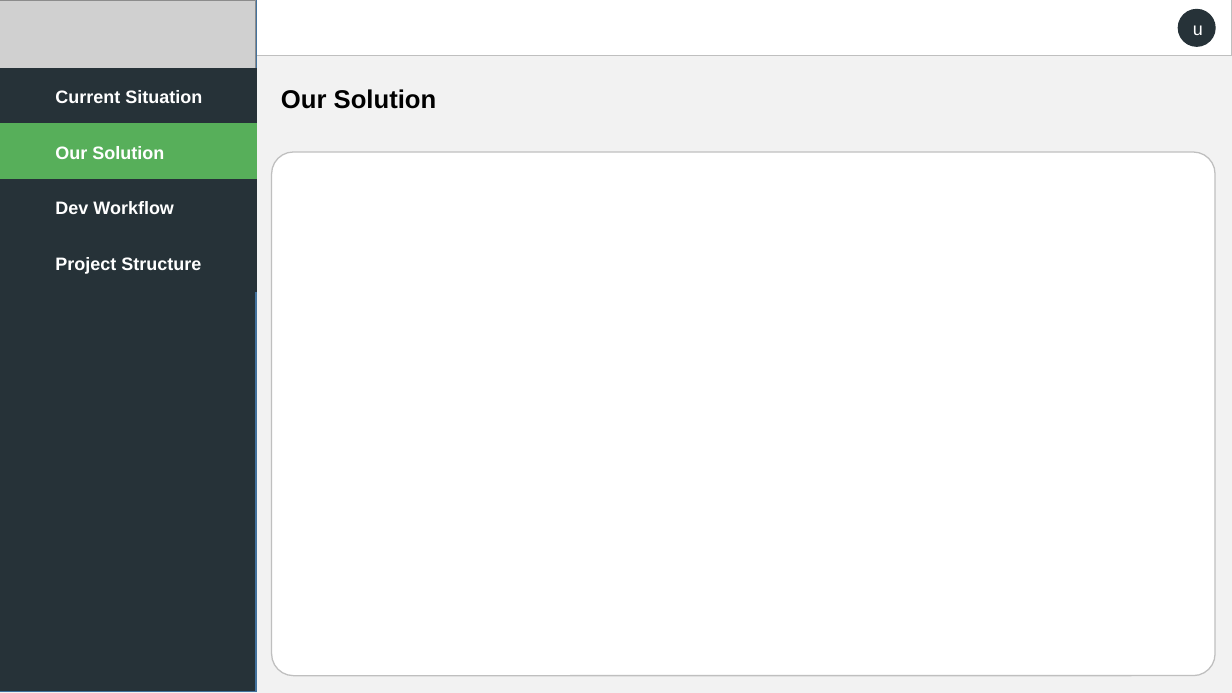
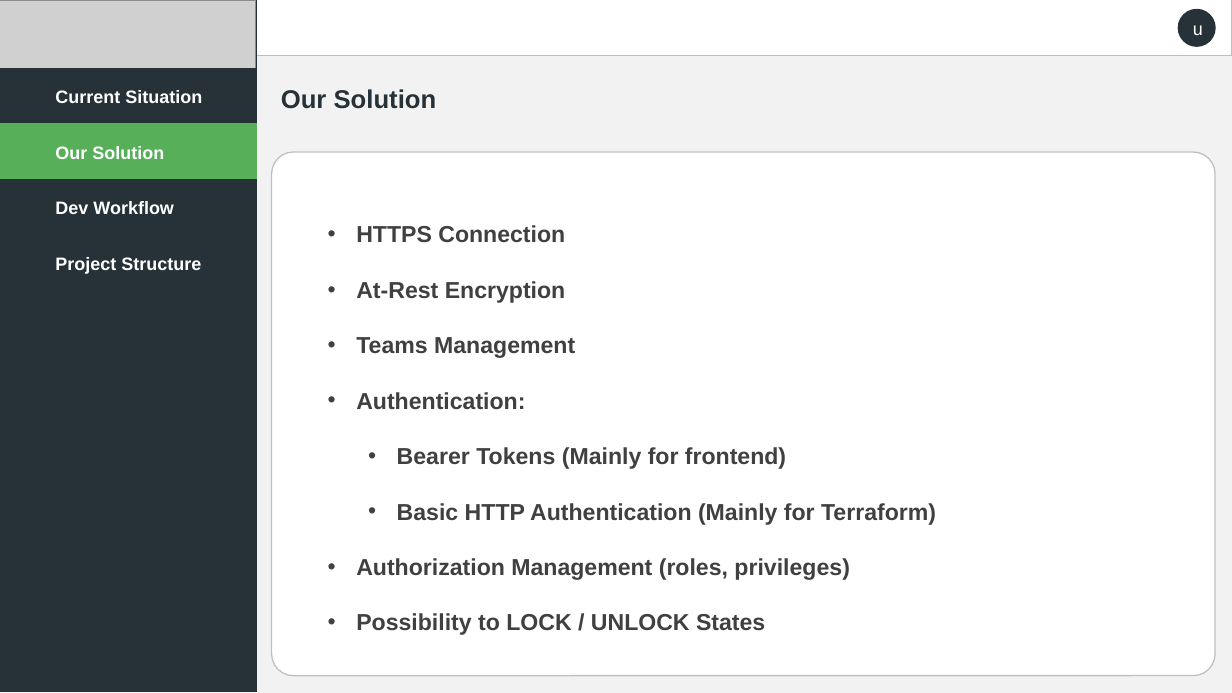
Before and after one commit to terraharbor/project-management, a slide deck: slide 3 of presentation_slides/Terraharbor_PDG_groupe04A.pptx. Drawn at 1232x693 pixels with LibreOffice and Linux fonts; fonts in the diff are those of the drawing; grey boxes stand for pictures. Boxes give left, top, right and bottom in pixels: in the first picture for what was removed or moved away, otherwise in the second. Text is boxed around its words. In the diff, an @@ line names an element or a change of style, - is before the commit and + after.

```diff
--- a/presentation_slides/Terraharbor_PDG_groupe04A.pptx
+++ b/presentation_slides/Terraharbor_PDG_groupe04A.pptx
@@ rectangle at (0, 0, 256, 691): outline #43739E 1 pt to #263238 1 pt @@
@@ text "Our Solution" at (281, 89, 437, 109): text colour #000000 to #263238 @@
@@ text in rounded rectangle at (356, 225, 936, 635): text added @@
+  • HTTPS Connection
+  • At-Rest Encryption
+  • Teams Management
+  • Authentication:
+    • Bearer Tokens (Mainly for frontend)
+    • Basic HTTP Authentication (Mainly for Terraform)
+  • Authorization Management (roles, privileges)
+  • Possibility to LOCK / UNLOCK States
```
Also in this commit, not shown: 5 other slides changed, 2 other files.
